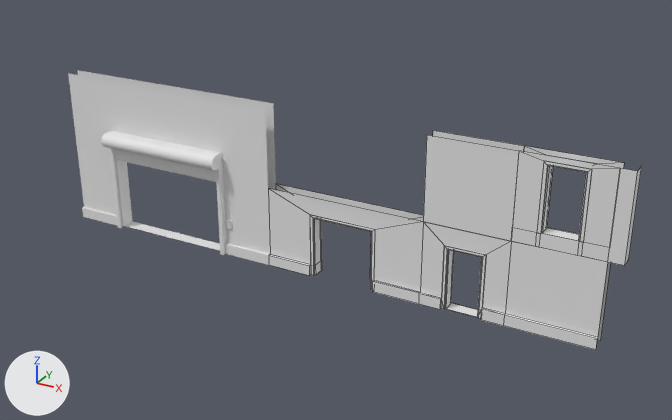
The FBX model Blender/FBX/Warehouse/Dont use/Was.fbx as it was, and as the next commit left it.
The view is the same before and after, from a camera (50 mm lens) standing at (4.38, -26.19, 15.59) and looking at (-9.47, -1.0, 2.99). Lighting does not change. The marker at lower left points along +X, +Y and +Z. Mesh edges are drawn as thin lines on the coarser meshes. Where no turn or scale is listed for an object, it has been applied to the vertices.

In view in the first picture: 'Doorway.004', 'Double Doorway.001', 'Garage Door.002', 'Outside Corner.001', 'Upper Doorway.002', 'Warehouse Upper Wall.105', 'Warehouse Wall.071'.
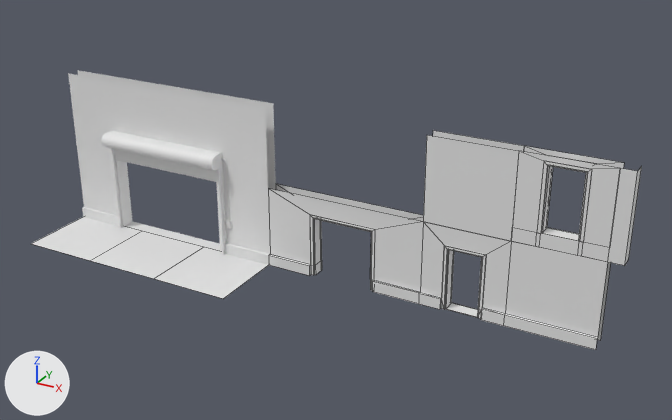
Changed parts and their boxes [x1, y1, x2, y2] in the pictures (672 x 420 px):
'Concrete Floor.067', added: after [31, 217, 268, 299]

What changed in the scene script:
```text
Add mat_concrete_floor_001:
    mat_concrete_floor_001 = principled_material('Concrete Floor.001')
    mat_concrete_floor_001.base_color = (0.8, 0.8, 0.8)  # white #e7e7e7
Add me_plane_049:
    me_plane_049.from_pydata([(-3.0, -3.0, 0.0), (0.0, -3.0, 0.0), (-3.0, 0.0, 0.0), (0.0, 0.0, 0.0), (3.0, -3.0, 0.0), (6.0, -3.0, 0.0), (3.0, 0.0, 0.0), (6.0, 0.0, 0.0)], [], [(0, 1, 3, 2), (4, 5, 7, 6), (1, 4, 6, 3)])
    me_plane_049.materials.append(mat_concrete_floor_001)  # white #e7e7e7
Add ob_concrete_floor_067:
    ob_concrete_floor_067 = bpy.data.objects.new('Concrete Floor.067', me_plane_049)
    ob_concrete_floor_067.location = (-18.5, -0.5, 0.0)
```
